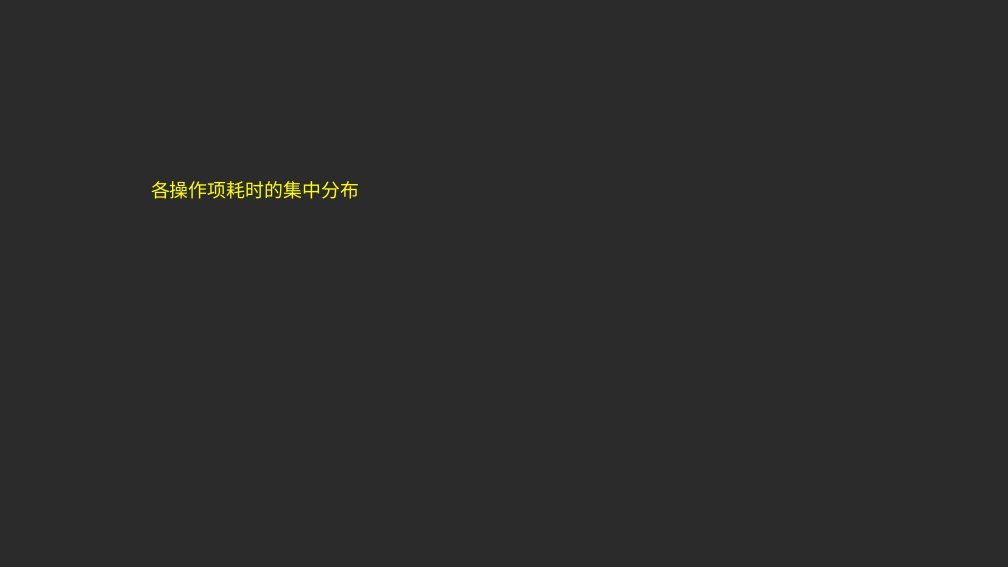
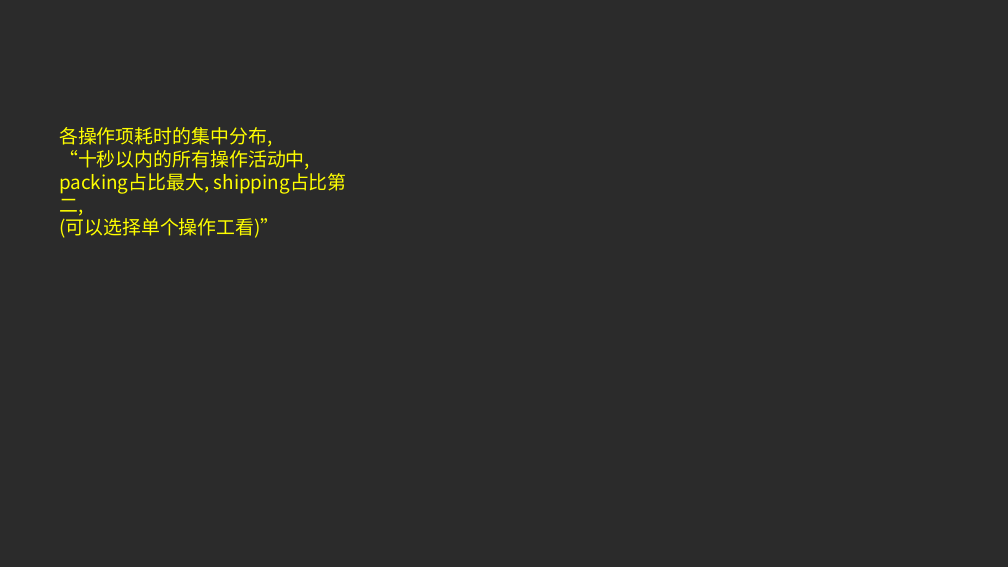
Before and after one commit to fyenne/play4_activity, a slide deck: slide 4 of activity_tracking_1014.pptx. Drawn at 1008x567 pixels with LibreOffice and Linux fonts; fonts in the diff are those of the drawing; background and template pictures are left out; a plain dark background stands for a picture behind light text. Boxes give left, top, right and bottom in pixels: in the first picture for what was removed or moved away, otherwise in the second. Text is boxed around its words. In the diff, an @@ line names an element or a change of style, - is before the commit and + after.

```diff
--- a/activity_tracking_1014.pptx
+++ b/activity_tracking_1014.pptx
@@ text at (59,127,310,238): text changed @@
-各操作项耗时的集中分布
+各操作项耗时的集中分布,
+“十秒以内的所有操作活动中, packing占比最大, shipping占比第二,
+(可以选择单个操作工看)”
```
Also in this commit, not shown: 4 other slides changed, 1 other file.
